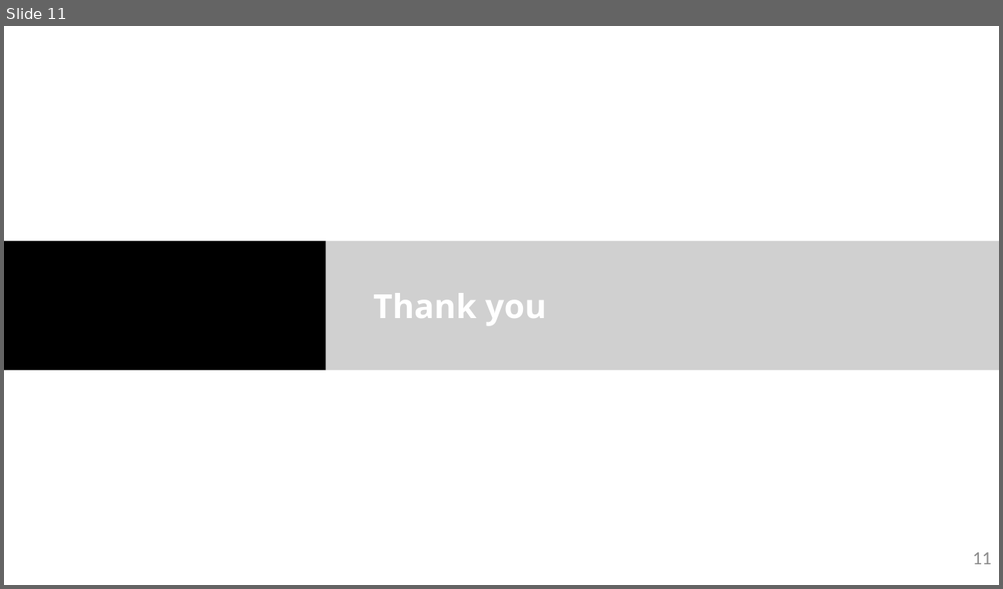
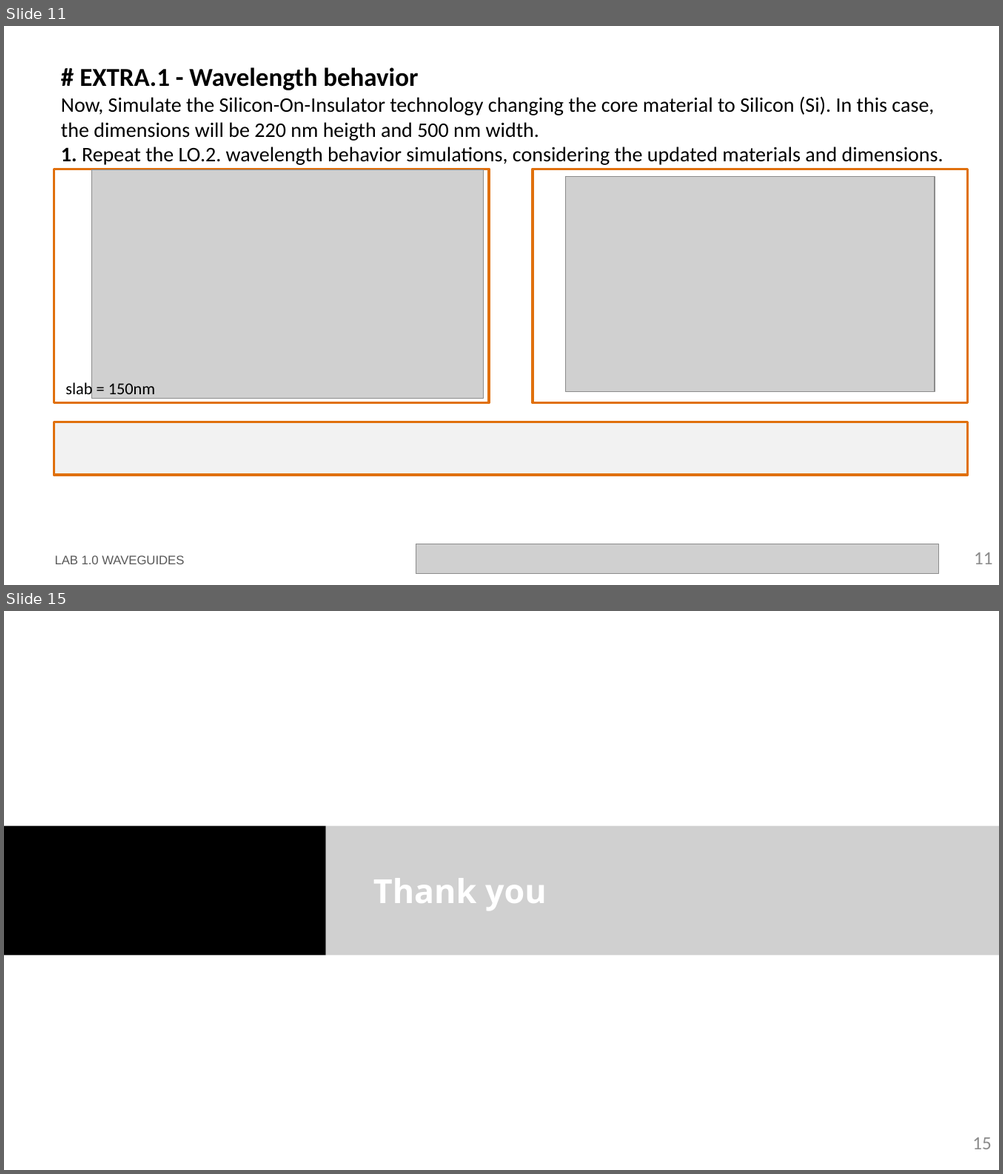
Before and after one commit to jllanoh/cifoin-lab1, a slide deck: LabBook_10.pptx. Shown one above the other, each under a label of ours: slide 11 before the commit, slides 11 and 15 after it; the slides between them are not shown. The pictures are 1003x589 and 1003x1174 pixels, drawn with LibreOffice and Linux fonts; fonts in the diff are those of the drawing; grey boxes stand for pictures; background and template pictures are left out. Boxes give left, top, right and bottom in pixels: in the first picture for what was removed or moved away, otherwise in the second. Text is boxed around its words. In the diff, an @@ line names an element or a change of style, - is before the commit and + after.

```diff
--- a/LabBook_10.pptx
+++ b/LabBook_10.pptx
@@ slide 11 added at (4,26,999,585), background #FFFFFF @@
@@ title added at (61,67,943,165), 20 pt, text #000000 @@
+# EXTRA.1 - Wavelength behavior
+Now, Simulate the Silicon-On-Insulator technology changing the core material to Silicon (Si). In this case, the dimensions will be 220 nm heigth and 500 nm width.
+1. Repeat the LO.2. wavelength behavior simulations, considering the updated materials and dimensions.
@@ rectangle added at (54,170,489,403), outline #E0700D 2.25 pt @@
@@ picture added at (91,170,483,398) @@
@@ rectangle added at (532,170,967,403), outline #E0700D 2.25 pt @@
@@ picture added at (566,177,934,392) @@
@@ text added at (65,380,156,399), 16 pt, text #000000 @@
+slab = 150nm
@@ rectangle added at (54,423,968,476), fill #F2F2F2, outline #E0700D 2.25 pt @@
@@ text added at (55,556,184,565), 12 pt, text #585858 @@
+LAB 1.0 WAVEGUIDES
@@ picture added at (416,545,939,574) @@
@@ page number added at (973,553,993,565), 18 pt, text #8C8C8C @@
+11
@@ what was slide 11 is now slide 15 @@
@@ page number at (972,1138,991,1150): text changed @@
-11
+15
```
Also in this commit, not shown: 3 other slides added, 1 other file.
